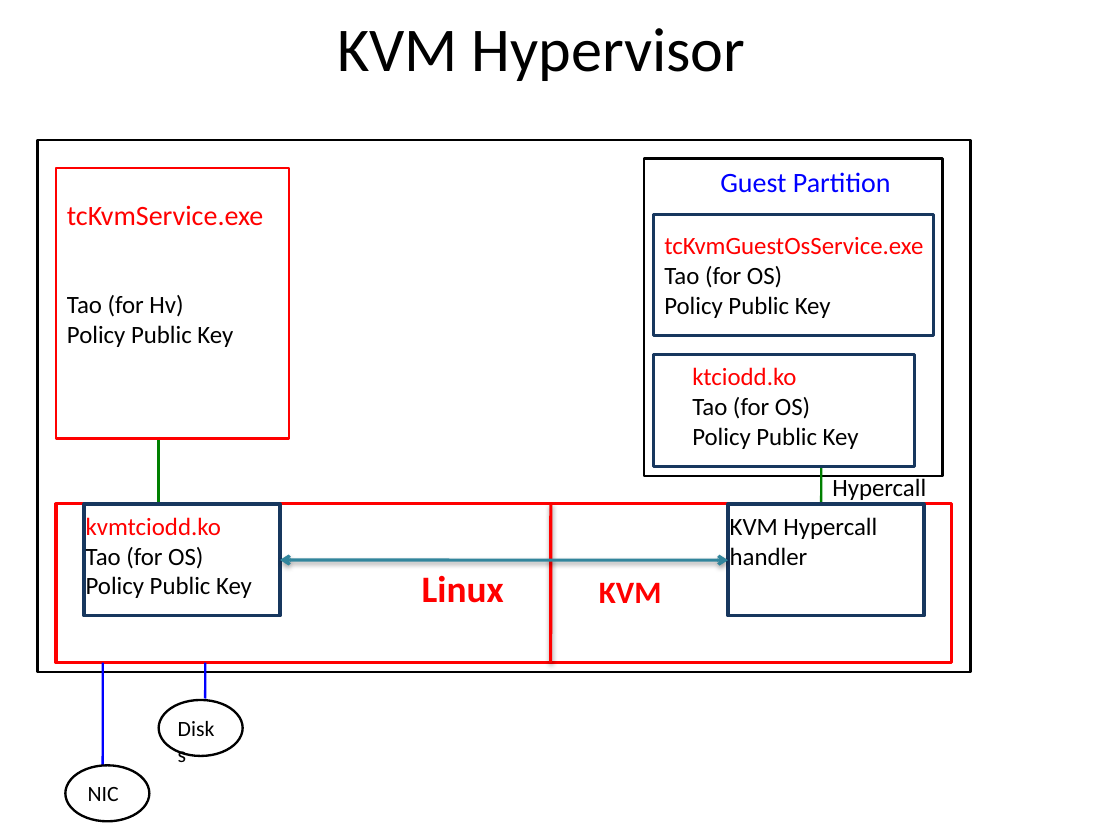
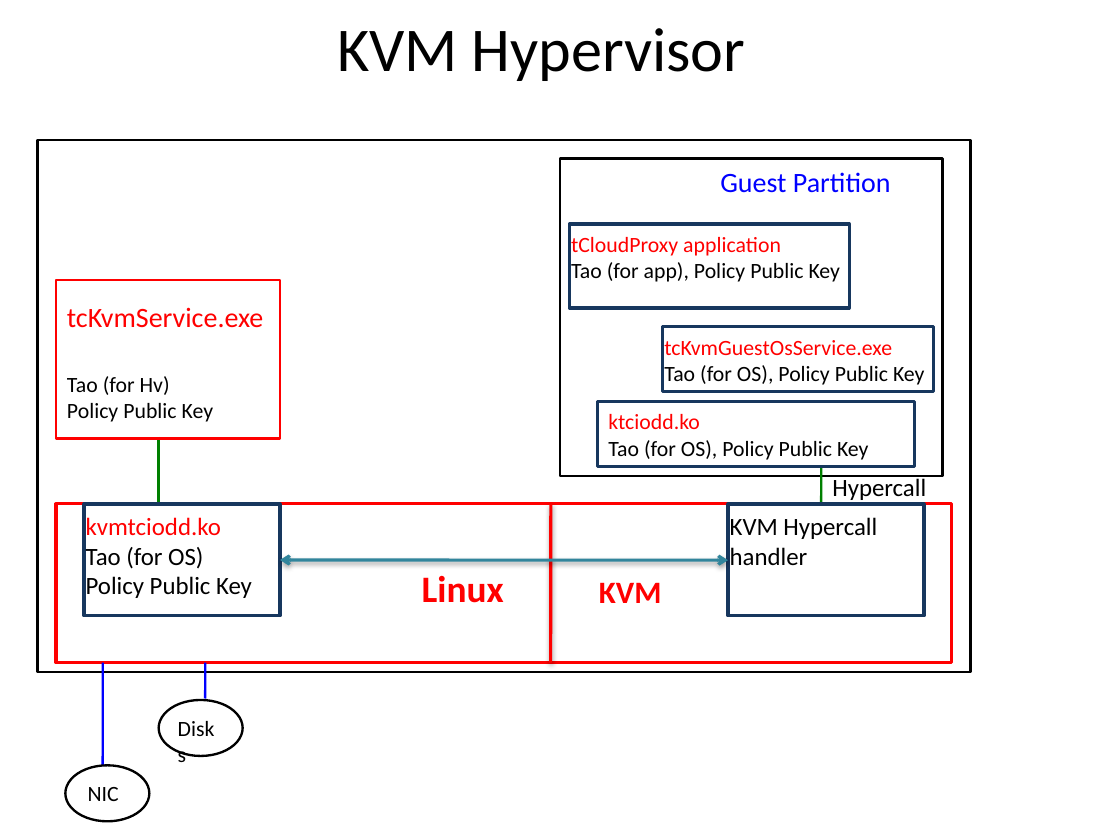
Before and after one commit to jlmucb/cloudproxy, a slide deck: slide 1 of Doc/KVMHv.pptx. Drawn at 1120x840 pixels with LibreOffice and Linux fonts; fonts in the diff are those of the drawing. Boxes give left, top, right and bottom in pixels: in the first picture for what was removed or moved away, otherwise in the second. Text is boxed around its words. In the diff, an @@ line names an element or a change of style, - is before the commit and + after.

```diff
--- a/Doc/KVMHv.pptx
+++ b/Doc/KVMHv.pptx
@@ rectangle: place and size @@
-rectangle at (644, 159, 943, 476)
+rectangle at (560, 159, 943, 476)
@@ rectangle added at (569, 224, 849, 308), outline #17375E 2 pt @@
@@ text added at (571, 237, 841, 282), 14 pt, text #000000 @@
+tCloudProxy application
+Tao (for app), Policy Public Key
@@ text "tcKvmService.exe": place and size @@
-text "tcKvmService.exe" at (67, 205, 263, 226)
+text "tcKvmService.exe" at (67, 307, 263, 328)
@@ rectangle: place and size @@
-rectangle at (56, 168, 289, 439)
+rectangle at (56, 280, 280, 439)
@@ text "tcKvmGuestOsService.exe": place and size @@
-text "tcKvmGuestOsService.exe" at (664, 237, 923, 318)
+text "tcKvmGuestOsService.exe" at (664, 340, 924, 385)
@@ rectangle: place and size @@
-rectangle at (653, 215, 933, 336)
+rectangle at (663, 327, 934, 392)
@@ text at (664, 340, 892, 355): size 16 to 14 pt in "tcKvmGuestOsService.exe" @@
@@ text "Tao (for Hv)": place and size @@
-text "Tao (for Hv)" at (67, 295, 233, 347)
+text "Tao (for Hv)" at (67, 376, 213, 422)
@@ text "Tao (for Hv)" at (67, 376, 213, 422): size 16 to 14 pt @@
@@ text at (664, 365, 924, 385): text changed; size 16 to 14 pt @@
-Tao (for OS)
-Policy Public Key
+Tao (for OS), Policy Public Key
@@ text "ktciodd.ko": place and size @@
-text "ktciodd.ko" at (692, 367, 859, 449)
+text "ktciodd.ko" at (608, 414, 868, 460)
@@ rectangle: place and size @@
-rectangle at (653, 355, 914, 467)
+rectangle at (597, 401, 914, 466)
@@ text at (608, 414, 700, 429): size 16 to 14 pt in "ktciodd.ko" @@
@@ text at (608, 440, 868, 460): text changed; size 16 to 14 pt @@
-Tao (for OS)
-Policy Public Key
+Tao (for OS), Policy Public Key
```
Also in this commit, not shown: 4 other files.
